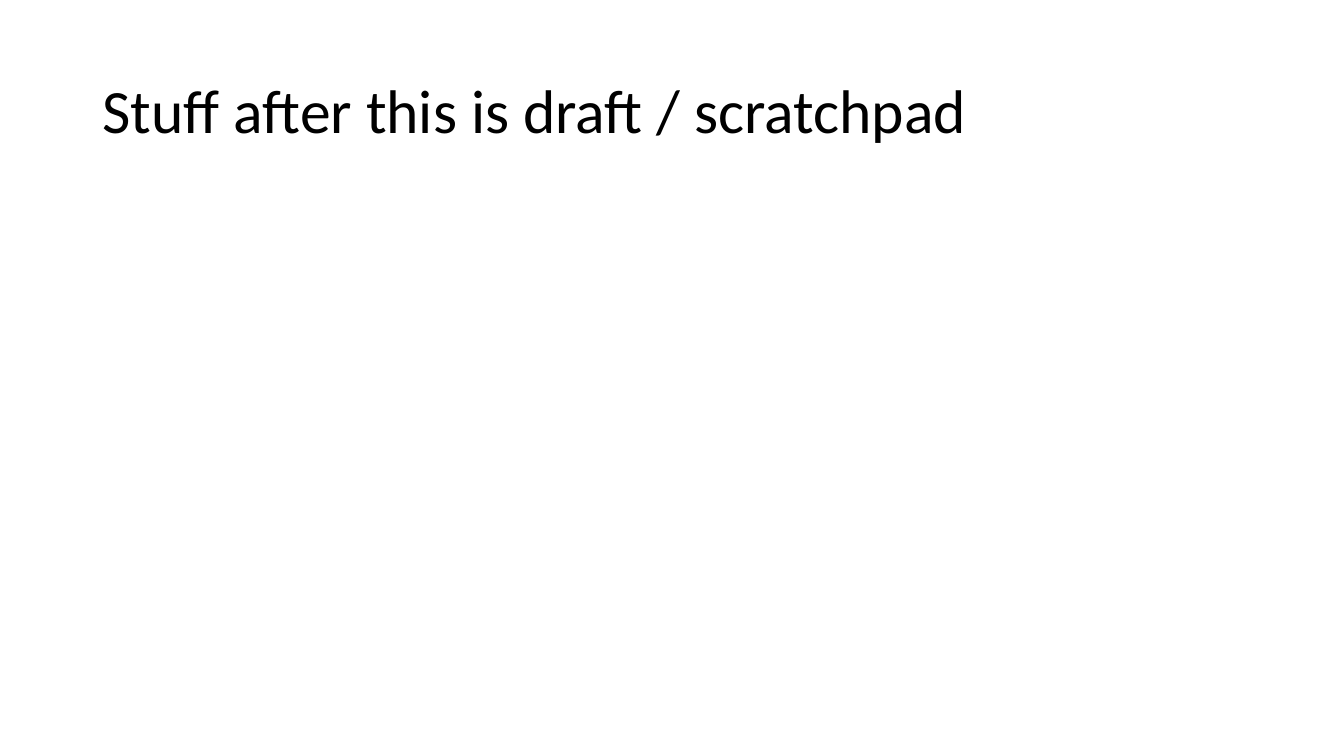
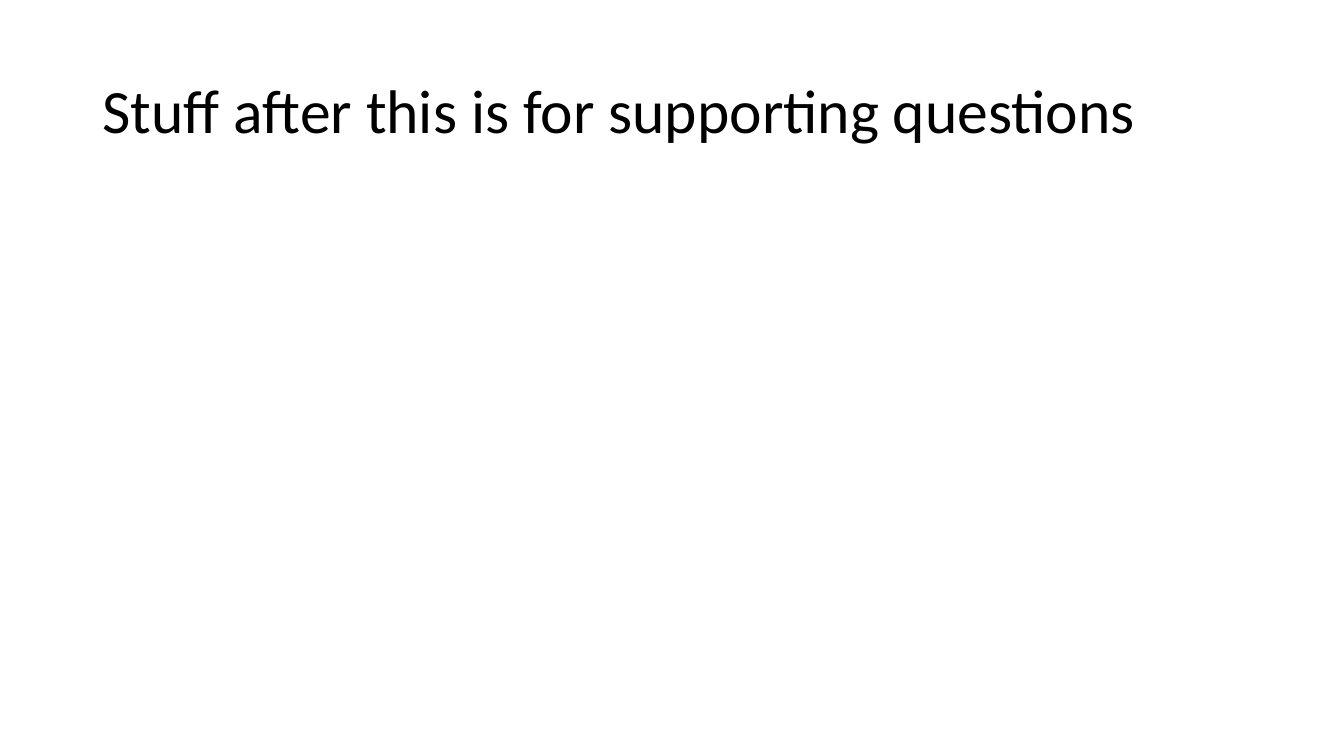
Before and after one commit to diffplug/sockets-and-plugs, a slide deck: slide 39 of Socket and Plugs.pptx (slide 32 before the commit). Drawn at 1344x756 pixels with LibreOffice and Linux fonts; fonts in the diff are those of the drawing. Boxes give left, top, right and bottom in pixels: in the first picture for what was removed or moved away, otherwise in the second. Text is boxed around its words. In the diff, an @@ line names an element or a change of style, - is before the commit and + after.

```diff
--- a/Socket and Plugs.pptx
+++ b/Socket and Plugs.pptx
@@ title at <box>102,90,1135,144</box>: text changed @@
-Stuff after this is draft / scratchpad
+Stuff after this is for supporting questions
```
Also in this commit, not shown: 2 other slides changed, 8 slides added, 1 slide removed.
